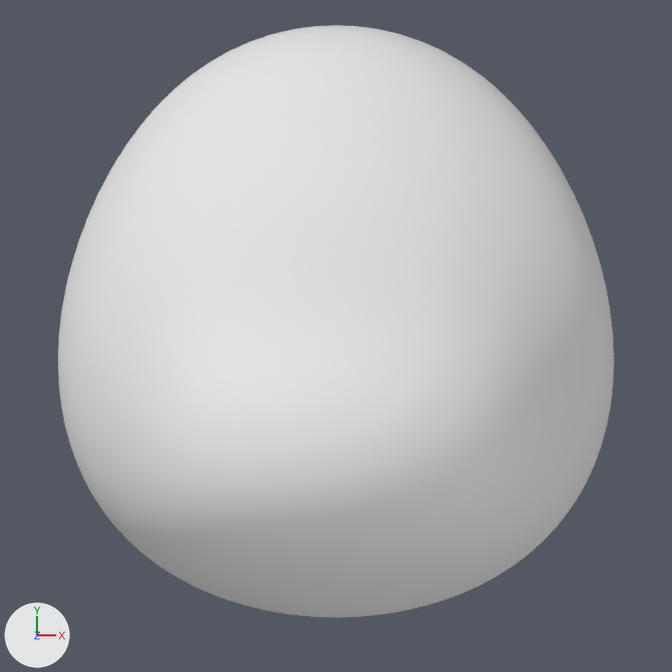
The Blender file Assets/Levels/Test/blue_corridors_OBJExport/RaindropMesh.blend as it was, and as the next commit left it.
Rendered twice from the file's camera 'Camera'. Every picture has the same lights, and +X, +Y and +Z are marked at lower left. The older version comes first. The same objects are shown in both versions, whatever each file hides.

Script lines for the objects in view, before the commit:
```python
me_icosphere = bpy.data.meshes.new('Icosphere')
me_icosphere.from_pydata(...)  # 2562 vertices, 5120 faces; spans x -0.5..0.5, y -0.5..0.5, z -0.5..0.5
me_icosphere.polygons.foreach_set('use_smooth', [True] * 5120)
me_icosphere.materials.append(mat_gradient)  # its picture is missing
ob_icosphere = bpy.data.objects.new('Icosphere', me_icosphere)
ob_icosphere.parent = ob_lattice
ob_icosphere.location = (0.0, 0.0, 0.0)
_m = ob_icosphere.modifiers.new('Lattice', 'LATTICE')
_m.object = ob_lattice
```
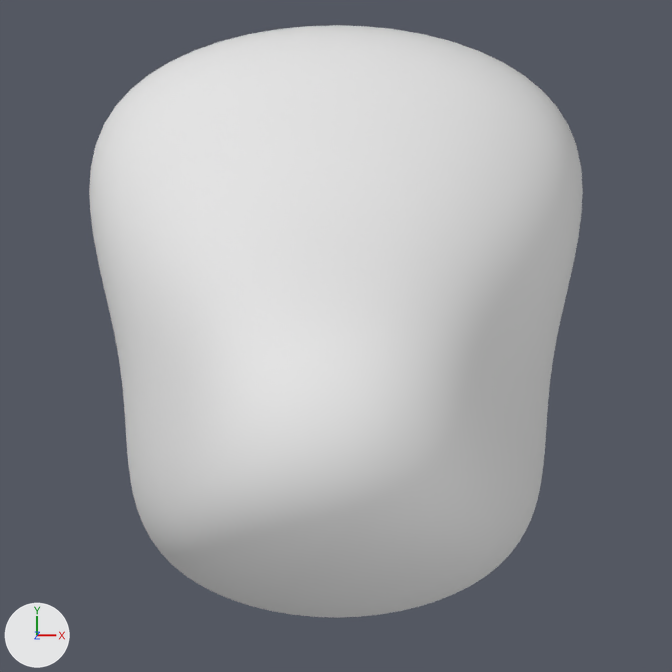
Boxes (x1, y1, x2, y2) around the edits, measured in the pictures (672 x 672 px):
'Icosphere', reshaped (11% narrower): before (58, 25, 614, 618); after (89, 25, 583, 618)

The change, as a list of edits to the scene's bpy script:
```text
Change lat_lattice:
    remove lat_lattice.points.foreach_set('co_deform', [-0.5, -0.5, -0.5, -0.25, -0.5, -0.5, 0.0, -0.5, -0.5, 0.25, -0.5, -0.5, 0.5, -0.5, -0.5, -0.5, -0.296, -0.5, -0.25, -0.296, -0.5, 0.0, -0.296, -0.5, 0.25, -0.296, -0.5, 0.5, -0.296, -0.5, -0.5, -0.0496, -0.5, -0.25, -0.0496, -0.5, 0.0, -0.0496, -0.5, 0.25, -0.0496, -0.5, 0.5, -0.0496, -0.5, -0.5, 0.241, -0.5, -0.25, 0.241, -0.5, 0.0, 0.241, -0.5, 0.25, 0.241, -0.5, 0.5, 0.241, -0.5, -0.5, 0.576, -0.5, -0.25, 0.576, -0.5, 0.0, 0.576, -0.5, 0.25, 0.576, -0.5, 0.5, 0.576, -0.5, -0.5, -0.5, 0.0, -0.25, -0.5, 0.0, 0.0, -0.5, 0.0, 0.25, -0.5, 0.0, 0.5, -0.5, 0.0, -0.5, -0.296, 0.0, -0.25, -0.296, 0.0, 0.0, -0.296, 0.0, 0.25, -0.296, 0.0, 0.5, -0.296, 0.0, -0.5, -0.0496, 0.0, -0.25, -0.0496, 0.0, 0.0, -0.0496, 0.0, 0.25, -0.0496, 0.0, 0.5, -0.0496, 0.0, -0.5, 0.241, 0.0, -0.25, 0.241, 0.0, 0.0, 0.241, 0.0, 0.25, 0.241, 0.0, 0.5, 0.241, 0.0, -0.5, 0.576, 0.0, -0.25, 0.576, 0.0, 0.0, 0.576, 0.0, 0.25, 0.576, 0.0, 0.5, 0.576, 0.0, -0.5, -0.5, 0.691, -0.351, -0.5, 0.759, 0.0, -0.5, 0.769, 0.351, -0.5, 0.759, 0.5, -0.5, 0.691, -0.5, -0.296, 0.62, -0.351, -0.329, 0.747, 0.0, -0.34, 0.776, 0.351, -0.329, 0.747, 0.5, -0.296, 0.62, -0.5, -0.0496, 0.37, -0.351, -0.00177, 0.673, 0.0, 0.0142, 0.688, 0.351, -0.00177, 0.673, 0.5, -0.0496, 0.37, -0.5, 0.241, 0.162, -0.25, 0.241, 0.219, 0.0, 0.241, 0.239, 0.25, 0.241, 0.219, 0.5, 0.241, 0.162, -0.5, 0.576, 0.214, -0.25, 0.576, 0.214, 0.0, 0.576, 0.214, 0.25, 0.576, 0.214, 0.5, 0.576, 0.214])
    add lat_lattice.points.foreach_set('co_deform', [-0.5, -0.5, -0.5, -0.25, -0.5, -0.5, 0.0, -0.5, -0.5, 0.25, -0.5, -0.5, 0.5, -0.5, -0.5, -0.41, -0.296, -0.5, -0.205, -0.296, -0.5, 0.0, -0.296, -0.5, 0.205, -0.296, -0.5, 0.41, -0.296, -0.5, -0.342, -0.0496, -0.5, -0.171, -0.0496, -0.5, 0.0, -0.0496, -0.5, 0.171, -0.0496, -0.5, 0.342, -0.0496, -0.5, -0.505, 0.241, -0.5, -0.252, 0.241, -0.5, 0.0, 0.241, -0.5, 0.252, 0.241, -0.5, 0.505, 0.241, -0.5, -0.725, 0.576, -0.5, -0.363, 0.576, -0.5, 0.0, 0.576, -0.5, 0.363, 0.576, -0.5, 0.725, 0.576, -0.5, -0.5, -0.5, 0.0, -0.25, -0.5, 0.0, 0.0, -0.5, 0.0, 0.25, -0.5, 0.0, 0.5, -0.5, 0.0, -0.41, -0.296, 0.0, -0.205, -0.296, 0.0, 0.0, -0.296, 0.0, 0.205, -0.296, 0.0, 0.41, -0.296, 0.0, -0.342, -0.0496, 0.0, -0.171, -0.0496, 0.0, 0.0, -0.0496, 0.0, 0.171, -0.0496, 0.0, 0.342, -0.0496, 0.0, -0.505, 0.241, 0.0, -0.252, 0.241, 0.0, 0.0, 0.241, 0.0, 0.252, 0.241, 0.0, 0.505, 0.241, 0.0, -0.725, 0.576, 0.0, -0.363, 0.576, 0.0, 0.0, 0.576, 0.0, 0.363, 0.576, 0.0, 0.725, 0.576, 0.0, -0.5, -0.5, 0.691, -0.351, -0.5, 0.759, 0.0, -0.5, 0.769, 0.351, -0.5, 0.759, 0.5, -0.5, 0.691, -0.41, -0.296, 0.62, -0.288, -0.329, 0.747, 0.0, -0.34, 0.776, 0.288, -0.329, 0.747, 0.41, -0.296, 0.62, -0.342, -0.0496, 0.37, -0.24, -0.00177, 0.673, 0.0, 0.0142, 0.688, 0.24, -0.00177, 0.673, 0.342, -0.0496, 0.37, -0.505, 0.241, 0.162, -0.252, 0.241, 0.219, 0.0, 0.241, 0.239, 0.252, 0.241, 0.219, 0.505, 0.241, 0.162, -0.725, 0.576, 0.214, -0.363, 0.576, 0.214, 0.0, 0.576, 0.214, 0.363, 0.576, 0.214, 0.725, 0.576, 0.214])
```
